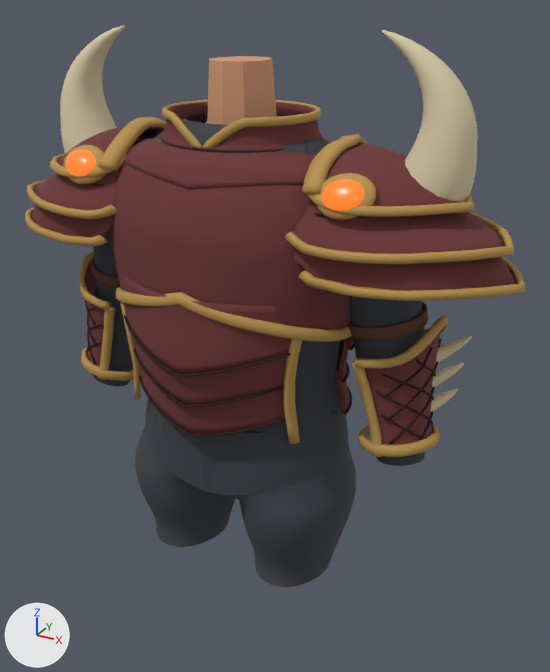
One commit to the glTF model assets/models/gear/a_dragonknight_d.glb: the scene before it, then after it.
Rendered twice from a 50 mm camera at (0.603, -0.982, 1.251) aimed at (0.039, 0.044, 0.738). The axes (+X, +Y, +Z) are drawn at lower left. The lights are the same throughout. The older version comes first. Vertices at exactly the same position are counted once.

Names of what the first picture shows: 'DragonKnight', 'Hips', 'Neck', 'Pants', 'Sleeves', 'Under'.
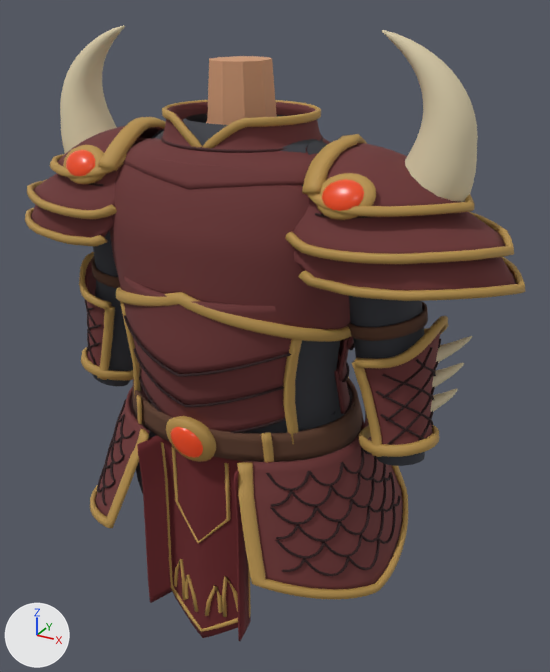
Scene script edits in JSON lines:
```json
{"block": "mat_drk_gem_flat", "where": "n0 = _N.new('ShaderNodeBsdfPrincipled'); n0.name = 'Principled BSDF'"}
{"op": "set", "path": "n0.inputs[27].default_value", "old": "(1.0, 0.144, 0.0144, 1.0)", "new": "(0.261, 0.0179, 0.00362, 1.0)", "note": "'Emission Color', orange #ff6a20 -> 'Emission Color', red #8c240c"}
{"op": "add", "block": "mat_drk_cloth", "code": ["mat_drk_cloth = bpy.data.materials.new('drk_cloth')", "# nodes: BsdfPrincipled, Mix, OutputMaterial, VertexColor", "# colours: dark red #6b2226, mixed with the vertex colours"]}
{"block": "me_dragonknight_002", "where": "# used by ob_dragonknight; location = (0.0, 0.0, 0.0)"}
{"op": "remove", "block": "me_dragonknight_002", "code": "me_dragonknight_002.from_pydata(...)  # 26242 vertices, 51880 faces; spans x -0.436..0.436, y -0.179..0.17, z 0.616..1.218"}
{"op": "add", "block": "me_dragonknight_002", "code": "me_dragonknight_002.from_pydata(...)  # 37763 vertices, 74066 faces; spans x -0.436..0.436, y -0.207..0.234, z 0.222..1.218"}
{"block": "me_dragonknight_002", "change": "me_dragonknight_002 part 1: 11521 vertices added at x -0.298..0.298, y -0.207..0.234, z 0.222..0.675"}
{"op": "add", "block": "me_dragonknight_002", "code": "me_dragonknight_002.materials.append(mat_drk_cloth)"}
```

Boxes (x1, y1, x2, y2) around the edits, measured in the pictures (550 x 672 px):
```json
{"object": "DragonKnight", "change": "recoloured, reshaped", "before": [25, 25, 525, 457], "after": [25, 25, 525, 641], "on screen": "42% taller"}
{"part": 1, "of": "me_dragonknight_002", "change": "added", "after": [90, 366, 408, 641]}
{"object": "Pants", "change": "unchanged, covered by the edit", "before": [135, 426, 356, 587], "after": [136, 426, 145, 493]}
{"object": "Under", "change": "unchanged, covered by the edit", "before": [145, 113, 348, 495], "after": [145, 113, 344, 439]}
{"object": "Hips", "change": "unchanged, covered by the edit", "before": [157, 411, 335, 486], "after": [242, 411, 335, 433]}
```
